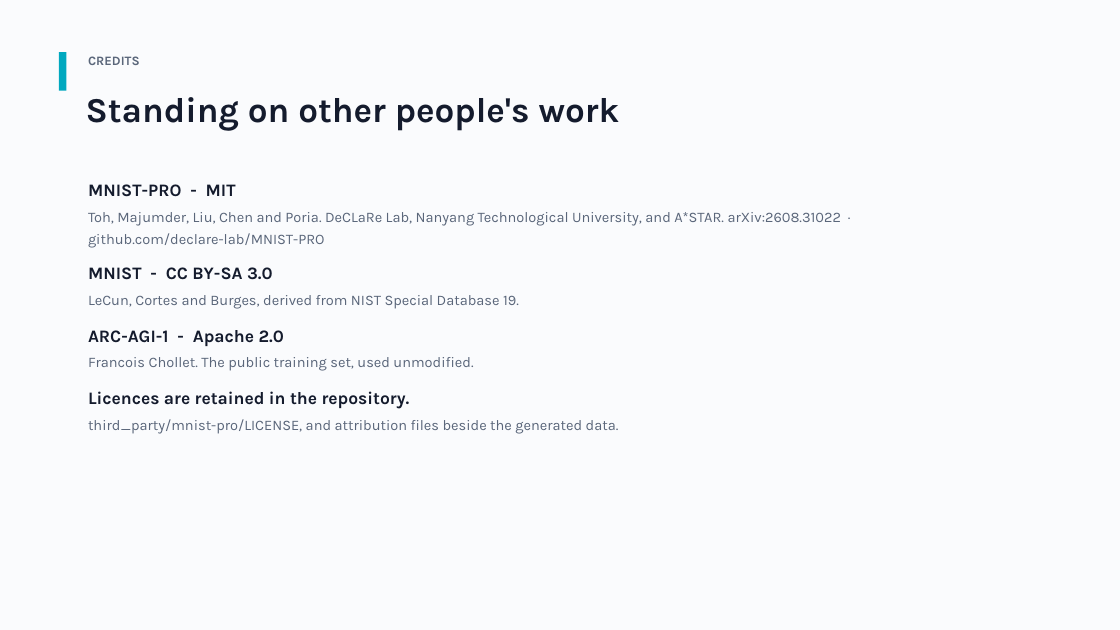
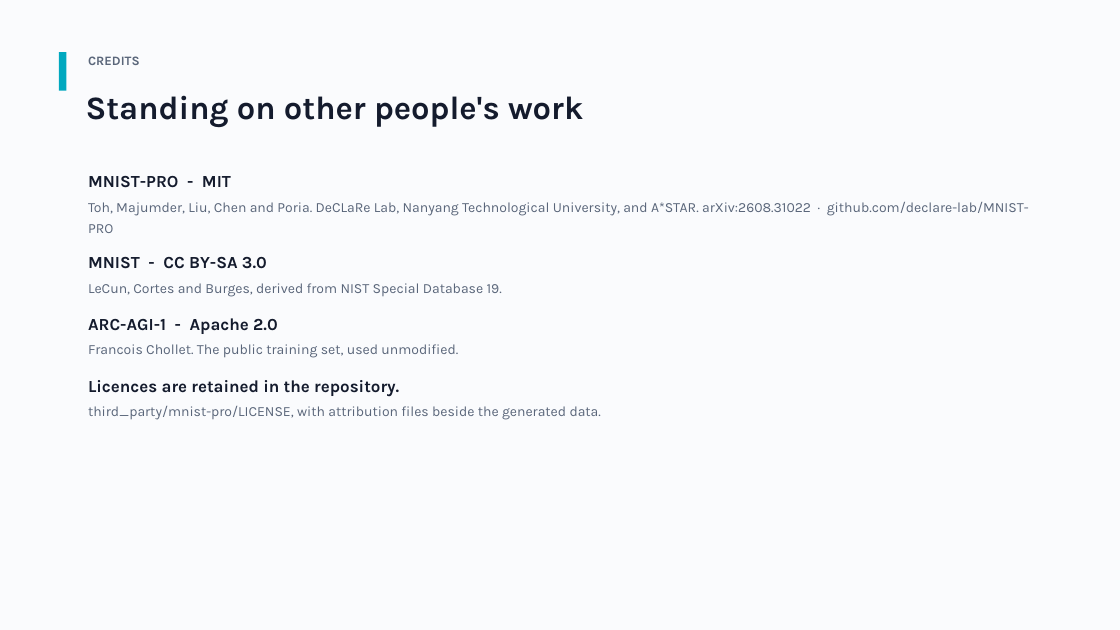
Before and after one commit to panandi/mnistpro, a slide deck: slide 18 of docs/MNIST-PRO-overview.pptx (slide 10 before the commit). Drawn at 1120x630 pixels with LibreOffice and Linux fonts; fonts in the diff are those of the drawing. Boxes give left, top, right and bottom in pixels: in the first picture for what was removed or moved away, otherwise in the second. Text is boxed around its words. In the diff, an @@ line names an element or a change of style, - is before the commit and + after.

```diff
--- a/docs/MNIST-PRO-overview.pptx
+++ b/docs/MNIST-PRO-overview.pptx
@@ text "Standing on other people's work" at bbox=[86, 95, 583, 127]: size 30 to 28 pt @@
@@ 7 texts: place and size @@
-7 texts at bbox=[88, 184, 841, 409]
+7 texts at bbox=[88, 176, 1029, 397]
@@ size 12.5 to 12 pt in 3 elements at bbox=[88, 202, 1029, 233], bbox=[88, 283, 502, 297], bbox=[88, 344, 458, 358] @@
@@ size 15 to 14.5 pt in 4 elements at bbox=[88, 176, 231, 188], bbox=[88, 257, 267, 269], bbox=[88, 318, 278, 334], bbox=[88, 380, 399, 397] @@
@@ text at bbox=[88, 406, 601, 420]: text changed; size 12.5 to 12 pt @@
-third_party/mnist-pro/LICENSE, and attribution files beside the generated data.
+third_party/mnist-pro/LICENSE, with attribution files beside the generated data.
```
Also in this commit, not shown: 8 other slides changed, 10 slides added, 2 slides removed.
